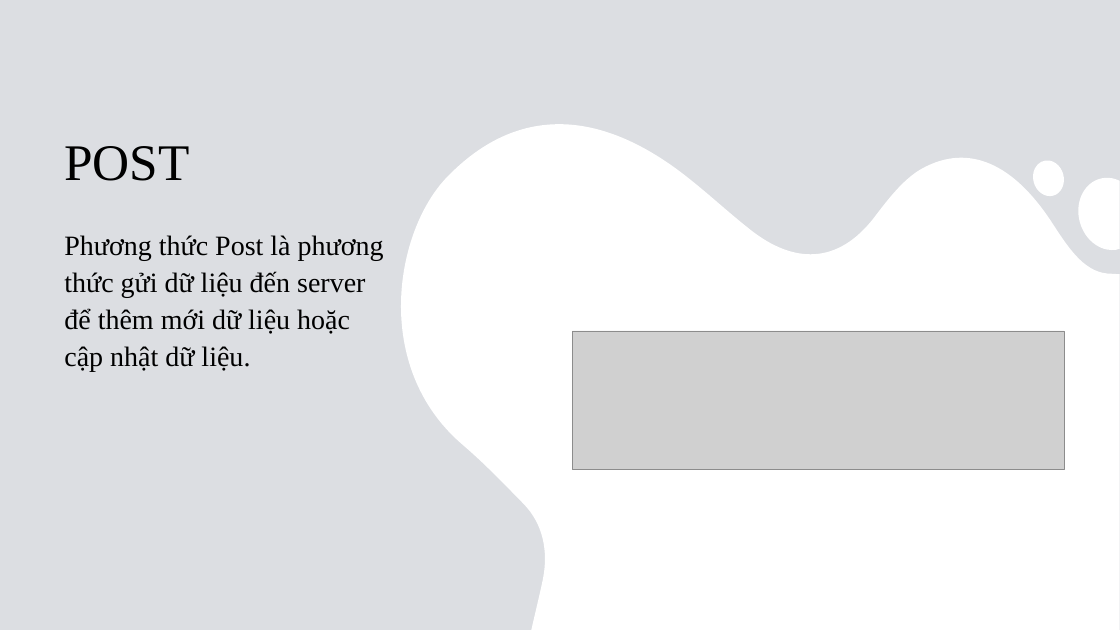
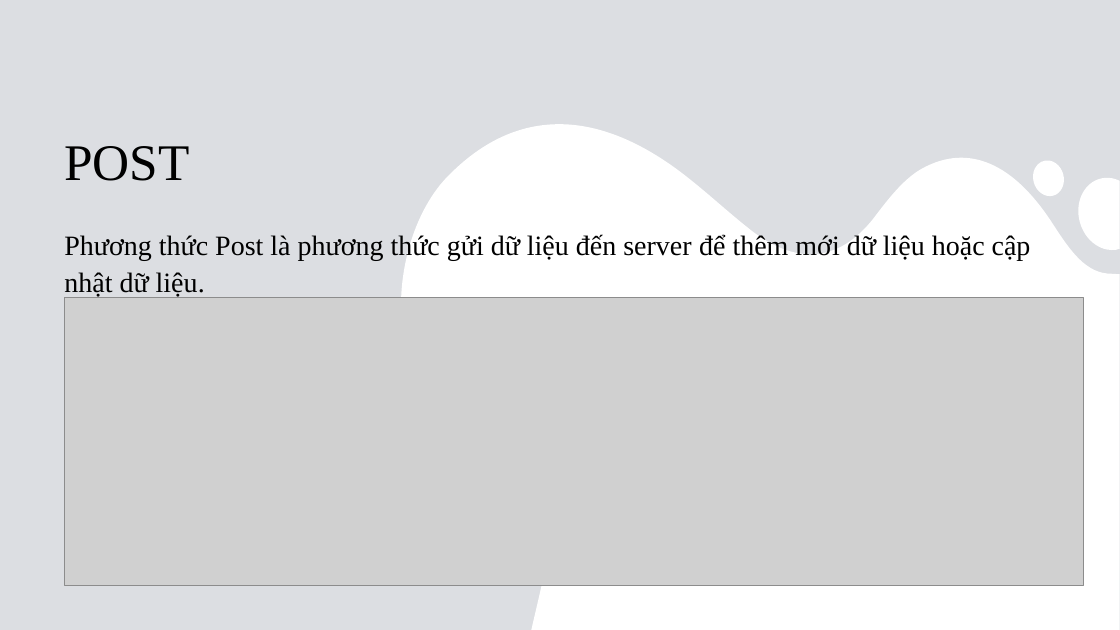
Before and after one commit to ngocson1603/khoaluanword, a slide deck: slide 42 of thuctapword/Báo cáo.pptx. Drawn at 1120x630 pixels with LibreOffice and Linux fonts; fonts in the diff are those of the drawing; grey boxes stand for pictures. Boxes give left, top, right and bottom in pixels: in the first picture for what was removed or moved away, otherwise in the second. Text is boxed around its words. In the diff, an @@ line names an element or a change of style, - is before the commit and + after.

```diff
--- a/thuctapword/Báo cáo.pptx
+++ b/thuctapword/Báo cáo.pptx
@@ text "Phương thức Post là phương ..." rewrapped from <box>64,235,384,372</box> to <box>64,234,1031,298</box> @@
@@ picture: place and size @@
-picture at <box>572,331,1064,470</box>
+picture at <box>65,297,1083,586</box>
```
Also in this commit, not shown: 34 other slides changed, 2 other files.
